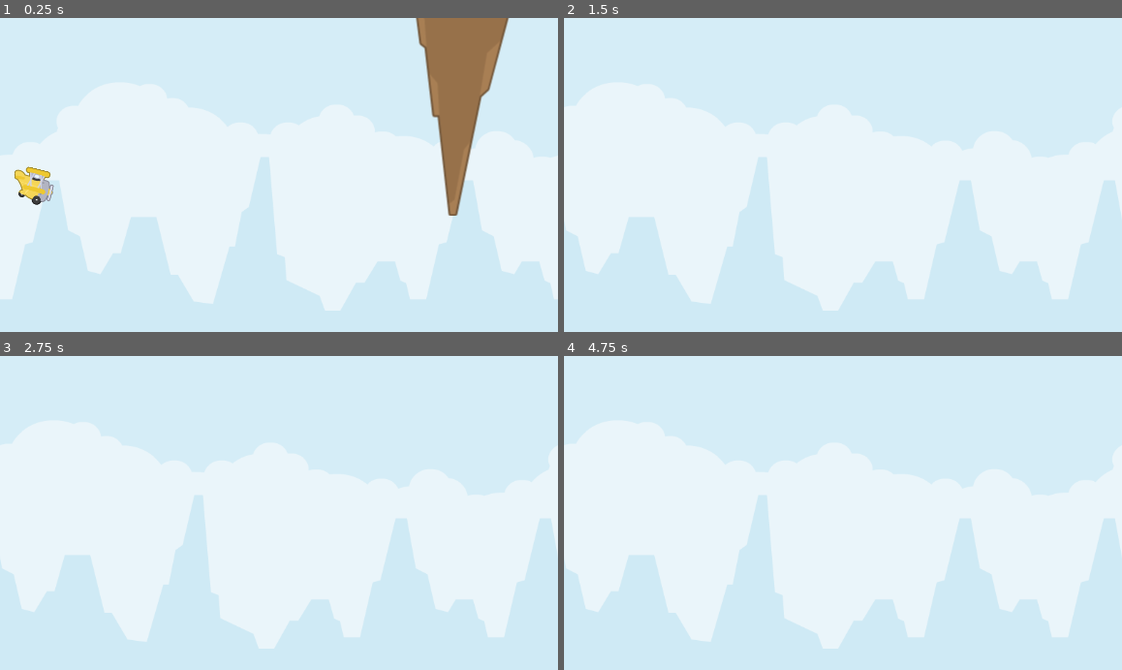
Above: before the commit, frames 1-4 (two rows, left to right).
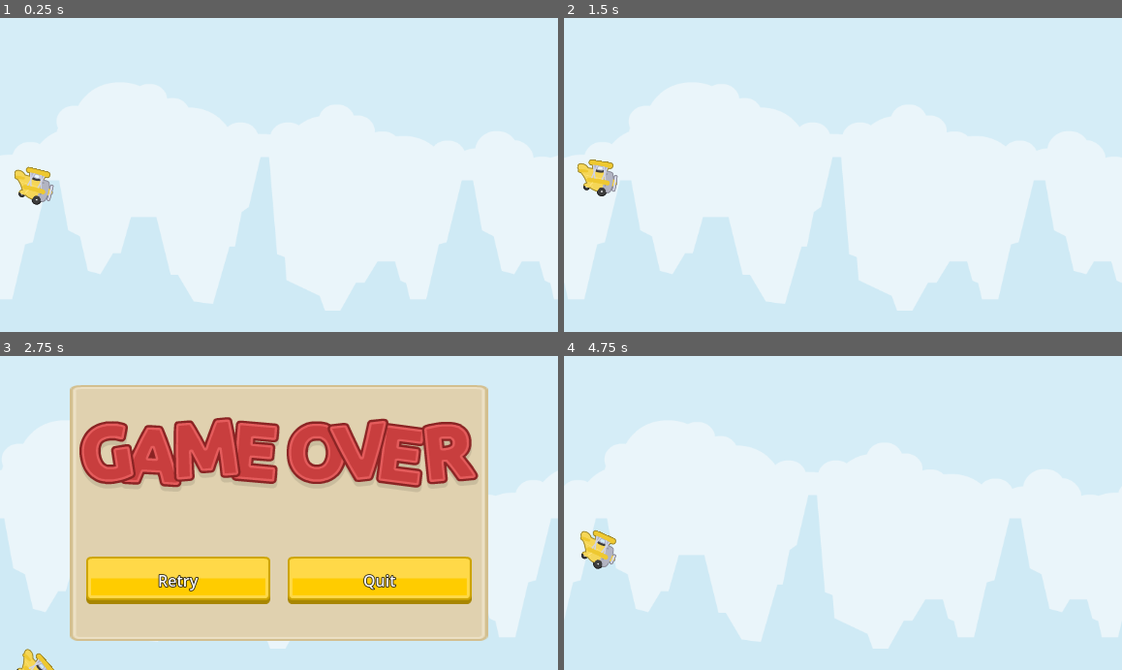
Above: after the commit, the same moments.

Repository: kkffcc123/tappyplane
Game: Godot game, scene res://main.tscn
Two runs of this game, one before a commit and one after it. Both use one fixed random seed, a clock stepped at 60 frames per second and the inputs below.
Inputs (mouse positions are in pixels of both pictures, inside the frame that each line leads up to):
- Up to frame 1 (0.25 s): no input
- Up to frame 2 (1.5 s): tap Space (flap) at 0.77, 1.07 s; click (742, 240) at 1.25 s, where only the run after the commit has a clickable "Retry"
- Up to frame 3 (2.75 s): tap Space (flap) at 2.27, 2.57 s
- Up to frame 4 (4.75 s): click (742, 578) at 2.75 s, where only the run after the commit has a clickable "Retry"; click (742, 578) at 4.25 s, where only the run after the commit has a clickable "Retry"

The runs differ from the first frame. In frame 1, 5.4% of the frame differs, in the area x 74-92%, y 0-63%; in frame 2, 16%; in frame 3, 63%, in the area x 0-100%, y 9-100%; in frame 4, 16%.

Commit message:
08

Diff:
--- a/main.gd
+++ b/main.gd
@@ -4,6 +4,7 @@
 
 @onready var game_form: Control = %GameForm
 @onready var plane: CharacterBody2D = %Plane
+const s_plane : PackedScene = preload("res://src/entities/plane.tscn")
 @export var min_spawn_rock_time : float = 1.0
 @export var max_spawn_rock_time : float = 3.0
 @export var s_rock : PackedScene = preload("res://src/entities/rock.tscn") #预加载，还没有实例化
@@ -11,6 +12,7 @@
 var score_timer : Timer = Timer.new()
 
 func _ready() -> void:
+	get_tree().paused = false
 	self.add_child(timer) #加载到场景中
 	timer.one_shot = true
 	timer.timeout.connect(_on_timer_timeout)
@@ -41,11 +43,13 @@
 	self.add_child(rock) #add_child里面必须是个节点(node)
 
 func game_over() -> void:
-	print("飞机坠毁")
 	get_tree().paused = true
-	plane.queue_free()
+	game_form.game_over()
 	for rock in get_tree().get_nodes_in_group("rock"):
 		rock.queue_free()
+
+func game_retry() -> void:
+	get_tree().reload_current_scene()
 
 func _on_rock_entered() -> void:
 	game_over()
@@ -58,3 +62,9 @@
 func _on_score_timer_timeout() -> void:
 	current_score += 1
 	game_form.update_score_display(current_score)
+
+func _on_game_form_retry_pressed() -> void:
+	game_retry()
+
+func _on_game_form_quit_pressed() -> void:
+	get_tree().quit()
--- a/main.tscn
+++ b/main.tscn
@@ -1,15 +1,24 @@
-[gd_scene load_steps=7 format=3 uid="uid://bo0ccr170ty8e"]
+[gd_scene load_steps=6 format=3 uid="uid://bo0ccr170ty8e"]
 
 [ext_resource type="PackedScene" uid="uid://bbiobdqbfqx5g" path="res://src/entities/plane.tscn" id="1_2on7n"]
 [ext_resource type="Script" path="res://parallax_background.gd" id="1_feub1"]
 [ext_resource type="Script" path="res://main.gd" id="1_nkul0"]
 [ext_resource type="Texture2D" uid="uid://bj5bl77gxeog0" path="res://assets/textures/others/background.png" id="2_7rppj"]
-[ext_resource type="PackedScene" uid="uid://cui3hsvt6ko31" path="res://src/entities/rock.tscn" id="5_1mw1a"]
 [ext_resource type="PackedScene" uid="uid://cjoh0mlqr2tnf" path="res://src/game_form.tscn" id="5_mnqha"]
 
 [node name="Main" type="Node2D"]
 script = ExtResource("1_nkul0")
 max_spawn_rock_time = 1.7
+
+[node name="GameForm" parent="." instance=ExtResource("5_mnqha")]
+unique_name_in_owner = true
+process_mode = 3
+z_index = 1
+offset_left = 0.0
+offset_top = -1.52588e-05
+offset_right = 576.0
+offset_bottom = 324.0
+scale = Vector2(0.999746, 0.999788)
 
 [node name="ParallaxBackground" type="ParallaxBackground" parent="."]
 script = ExtResource("1_feub1")
@@ -27,20 +36,5 @@
 unique_name_in_owner = true
 position = Vector2(34, 159)
 
-[node name="Rock" parent="." instance=ExtResource("5_1mw1a")]
-position = Vector2(517, 85)
-rotation = 3.14159
-
-[node name="GameForm" parent="." instance=ExtResource("5_mnqha")]
-unique_name_in_owner = true
-anchors_preset = 1
-anchor_left = 1.0
-anchor_top = 0.0
-anchor_right = 1.0
-anchor_bottom = 0.0
-offset_left = 8.0
-offset_top = 8.0
-offset_right = 8.0
-offset_bottom = 8.0
-grow_horizontal = 0
-grow_vertical = 1
+[connection signal="quit_pressed" from="GameForm" to="." method="_on_game_form_quit_pressed"]
+[connection signal="retry_pressed" from="GameForm" to="." method="_on_game_form_retry_pressed"]
--- a/project.godot
+++ b/project.godot
@@ -26,7 +26,7 @@
 flap={
 "deadzone": 0.5,
 "events": [Object(InputEventKey,"resource_local_to_scene":false,"resource_name":"","device":-1,"window_id":0,"alt_press …(191 unchanged characters)…
-, Object(InputEventMouseButton,"resource_local_to_scene":fal …(127 unchanged characters)… alse,"button_mask":1,"position":Vector2(112, 21),"global_position":Vector2(121, 67),"factor":1.0,"button_index":1,"canceled":false,"pressed":true,"double_click":false,"script":null)
+, Object(InputEventMouseButton,"resource_local_to_scene":fal …(127 unchanged characters)… alse,"button_mask":1,"position":Vector2(63, 24),"global_position":Vector2(72, 70),"factor":1.0,"button_index":1,"canceled":false,"pressed":true,"double_click":false,"script":null)
 ]
 }
 
--- a/src/game_form.gd
+++ b/src/game_form.gd
@@ -1,6 +1,11 @@
 extends Control
 
 @onready var score_container: HBoxContainer = %ScoreContainer
+@onready var w_game_over_pop_up: MarginContainer = %WGameOverPopUp
+
+signal quit_pressed
+
+signal retry_pressed
 
 var number_textures = [
 	preload("res://assets/textures/widgets/numbers/number0.png"),
@@ -16,7 +21,13 @@
 ]
 
 func _ready() -> void:
-	pass
+	w_game_over_pop_up.hide()
+
+func game_over() -> void:
+	w_game_over_pop_up.show()
+
+func game_retry() -> void:
+	w_game_over_pop_up.hide()
 
 #更新分数显示
 func update_score_display(current_score:int)-> void:
@@ -135,3 +146,10 @@
 
 最终显示效果：2 0 5（三个独立的数字图像）
 """
+
+
+func _on_btn_retry_pressed() -> void:
+	retry_pressed.emit()
+
+func _on_btn_quit_pressed() -> void:
+	quit_pressed.emit()
--- a/src/game_form.tscn
+++ b/src/game_form.tscn
@@ -1,6 +1,9 @@
-[gd_scene load_steps=2 format=3 uid="uid://cjoh0mlqr2tnf"]
+[gd_scene load_steps=5 format=3 uid="uid://cjoh0mlqr2tnf"]
 
 [ext_resource type="Script" path="res://src/game_form.gd" id="1_hu88n"]
+[ext_resource type="Texture2D" uid="uid://di0c62wqxxpxk" path="res://assets/textures/widgets/others/UIbg.png" id="2_wyqsb"]
+[ext_resource type="Texture2D" uid="uid://d4j0h4k5bw6va" path="res://assets/textures/widgets/others/textGameOver.png" id="3_cfyi2"]
+[ext_resource type="Texture2D" uid="uid://cf4urcy4ejis2" path="res://assets/textures/widgets/others/yellow_button00.png" id="4_rq34a"]
 
 [node name="GameForm" type="Control"]
 layout_mode = 3
@@ -9,10 +12,10 @@
 anchor_top = 0.5
 anchor_right = 0.5
 anchor_bottom = 0.5
-offset_left = 224.0
-offset_top = 7.0
-offset_right = 264.0
-offset_bottom = 47.0
+offset_left = -288.0
+offset_top = -162.0
+offset_right = 288.0
+offset_bottom = 162.0
 grow_horizontal = 2
 grow_vertical = 2
 size_flags_horizontal = 4
@@ -26,3 +29,77 @@
 offset_right = 40.0
 offset_bottom = 40.0
 scale = Vector2(0.3, 0.3)
+
+[node name="WGameOverPopUp" type="MarginContainer" parent="."]
+unique_name_in_owner = true
+layout_mode = 1
+anchors_preset = 8
+anchor_left = 0.5
+anchor_top = 0.5
+anchor_right = 0.5
+anchor_bottom = 0.5
+offset_left = -216.0
+offset_top = -132.0
+offset_right = 216.0
+offset_bottom = 132.0
+grow_horizontal = 2
+grow_vertical = 2
+
+[node name="TextureRect" type="TextureRect" parent="WGameOverPopUp"]
+layout_mode = 2
+texture = ExtResource("2_wyqsb")
+
+[node name="MarginContainer" type="MarginContainer" parent="WGameOverPopUp"]
+layout_mode = 2
+theme_override_constants/margin_left = 10
+theme_override_constants/margin_top = 10
+theme_override_constants/margin_right = 10
+
+[node name="VBoxContainer" type="VBoxContainer" parent="WGameOverPopUp/MarginContainer"]
+layout_mode = 2
+
+[node name="TextureRect" type="TextureRect" parent="WGameOverPopUp/MarginContainer/VBoxContainer"]
+layout_mode = 2
+size_flags_vertical = 6
+texture = ExtResource("3_cfyi2")
+
+[node name="HBoxContainer" type="HBoxContainer" parent="WGameOverPopUp/MarginContainer/VBoxContainer"]
+layout_mode = 2
+size_flags_vertical = 6
+
+[node name="BtnRetry" type="TextureButton" parent="WGameOverPopUp/MarginContainer/VBoxContainer/HBoxContainer"]
+layout_mode = 2
+size_flags_horizontal = 6
+texture_normal = ExtResource("4_rq34a")
+
+[node name="Label" type="Label" parent="WGameOverPopUp/MarginContainer/VBoxContainer/HBoxContainer/BtnRetry"]
+layout_mode = 1
+anchors_preset = 15
+anchor_right = 1.0
+anchor_bottom = 1.0
+grow_horizontal = 2
+grow_vertical = 2
+theme_override_constants/outline_size = 3
+text = "Retry"
+horizontal_alignment = 1
+vertical_alignment = 1
+
+[node name="BtnQuit" type="TextureButton" parent="WGameOverPopUp/MarginContainer/VBoxContainer/HBoxContainer"]
+layout_mode = 2
+size_flags_horizontal = 6
+texture_normal = ExtResource("4_rq34a")
+
+[node name="Label" type="Label" parent="WGameOverPopUp/MarginContainer/VBoxContainer/HBoxContainer/BtnQuit"]
+layout_mode = 1
+anchors_preset = 15
+anchor_right = 1.0
+anchor_bottom = 1.0
+grow_horizontal = 2
+grow_vertical = 2
+theme_override_constants/outline_size = 3
+text = "Quit"
+horizontal_alignment = 1
+vertical_alignment = 1
+
+[connection signal="pressed" from="WGameOverPopUp/MarginContainer/VBoxContainer/HBoxContainer/BtnRetry" to="." method="_on_btn_retry_pressed"]
+[connection signal="pressed" from="WGameOverPopUp/MarginContainer/VBoxContainer/HBoxContainer/BtnQuit" to="." method="_on_btn_quit_pressed"]
